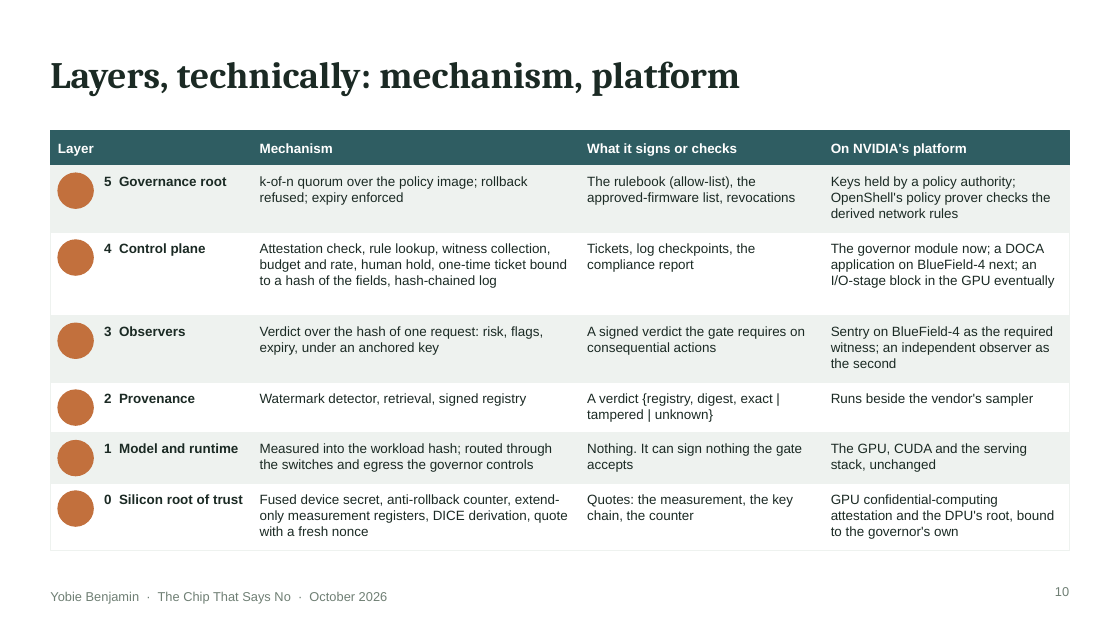
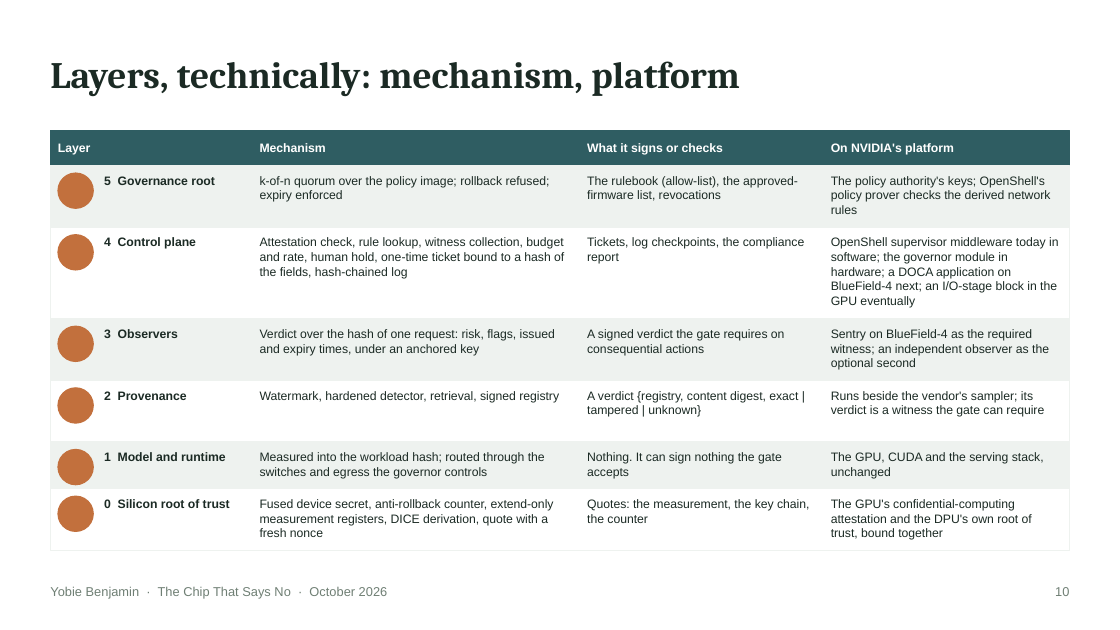
Before and after one commit to YobieBenjamin/safety-governor, a slide deck: slide 10 of docs/brief/chip-that-says-no-brief.pptx. Drawn at 1120x630 pixels with LibreOffice and Linux fonts; fonts in the diff are those of the drawing; background and template pictures are left out. Boxes give left, top, right and bottom in pixels: in the first picture for what was removed or moved away, otherwise in the second. Text is boxed around its words. In the diff, an @@ line names an element or a change of style, - is before the commit and + after.

```diff
--- a/docs/brief/chip-that-says-no-brief.pptx
+++ b/docs/brief/chip-that-says-no-brief.pptx
@@ rectangle: place and size @@
-rectangle at [50, 166, 1070, 233]
+rectangle at [50, 166, 1070, 227]
@@ text at [831, 176, 1051, 214]: text changed; size 11.5 to 10.5 pt @@
-Keys held by a policy authority; OpenShell's policy prover checks the derived network rules
+The policy authority's keys; OpenShell's policy prover checks the derived network rules
@@ rectangle: place and size @@
-rectangle at [50, 233, 1070, 316]
+rectangle at [50, 227, 1070, 318]
@@ ellipse: place and size @@
-ellipse at [58, 240, 93, 276]
+ellipse at [58, 234, 93, 270]
@@ text at [831, 237, 1059, 308]: text changed; size 11.5 to 10.5 pt @@
-The governor module now; a DOCA application on BlueField-4 next; an I/O-stage block in the GPU eventually
+OpenShell supervisor middleware today in software; the governor module in hardware; a DOCA application on BlueField-4 next; an I/O-stage block in the GPU eventually
@@ text at [260, 329, 555, 356]: text changed; size 11.5 to 10.5 pt @@
-Verdict over the hash of one request: risk, flags, expiry, under an anchored key
+Verdict over the hash of one request: risk, flags, issued and expiry times, under an anchored key
@@ text at [831, 329, 1049, 370]: text changed; size 11.5 to 10.5 pt @@
-Sentry on BlueField-4 as the required witness; an independent observer as the second
+Sentry on BlueField-4 as the required witness; an independent observer as the optional second
@@ rectangle: place and size @@
-rectangle at [50, 382, 1070, 433]
+rectangle at [50, 381, 1070, 442]
@@ size 11.5 to 10.5 pt in 20 elements at [58, 143, 90, 155], [260, 143, 326, 152], [587, 143, 723, 155], [831, 143, 954, 155], [587, 329, 785, 356], [260, 237, 564, 279], [104, 329, 178, 338], [260, 176, 550, 202], [260, 499, 554, 537], [587, 237, 805, 264], [587, 499, 809, 523], [587, 176, 798, 201], [104, 176, 215, 185], [104, 498, 230, 511], [104, 237, 196, 249], [260, 452, 545, 479], [831, 452, 1044, 479], [587, 452, 782, 479], [104, 452, 226, 461], [104, 391, 187, 400] @@
@@ text at [260, 391, 559, 403]: text changed; size 11.5 to 10.5 pt @@
-Watermark detector, retrieval, signed registry
+Watermark, hardened detector, retrieval, signed registry
@@ text at [587, 391, 798, 417]: text changed; size 11.5 to 10.5 pt @@
-A verdict {registry, digest, exact | tampered | unknown}
+A verdict {registry, content digest, exact | tampered | unknown}
@@ text at [831, 391, 1044, 417]: text changed; size 11.5 to 10.5 pt @@
-Runs beside the vendor's sampler
+Runs beside the vendor's sampler; its verdict is a witness the gate can require
@@ rectangle: place and size @@
-rectangle at [50, 433, 1070, 483]
+rectangle at [50, 442, 1070, 489]
@@ ellipse: place and size @@
-ellipse at [58, 440, 93, 476]
+ellipse at [58, 450, 93, 485]
@@ text "1 Model and runtime": place and size @@
-text "1 Model and runtime" at [104, 443, 238, 453]
+text "1 Model and runtime" at [104, 452, 226, 461]
@@ text "Measured into the workload hash; ...": place and size @@
-text "Measured into the workload hash; ..." at [260, 443, 553, 472]
+text "Measured into the workload hash; ..." at [260, 452, 545, 479]
@@ text "Nothing. It can sign nothing ...": place and size @@
-text "Nothing. It can sign nothing ..." at [587, 443, 802, 472]
+text "Nothing. It can sign nothing ..." at [587, 452, 782, 479]
@@ text "The GPU, CUDA and the ...": place and size @@
-text "The GPU, CUDA and the ..." at [831, 443, 1027, 472]
+text "The GPU, CUDA and the ..." at [831, 452, 1044, 479]
@@ rectangle: place and size @@
-rectangle at [50, 483, 1070, 550]
+rectangle at [50, 489, 1070, 550]
@@ ellipse: place and size @@
-ellipse at [58, 491, 93, 526]
+ellipse at [58, 497, 93, 532]
@@ text at [831, 499, 1032, 540]: text changed; size 11.5 to 10.5 pt @@
-GPU confidential-computing attestation and the DPU's root, bound to the governor's own
+The GPU's confidential-computing attestation and the DPU's own root of trust, bound together
@@ text removed at [50, 591, 388, 604] @@
-Yobie Benjamin · The Chip That Says No · October 2026
@@ text added at [50, 586, 388, 599], 11 pt, text #6F7F74 @@
+Yobie Benjamin · The Chip That Says No · October 2026
```
Also in this commit, not shown: 17 other slides changed, 4 other files.
